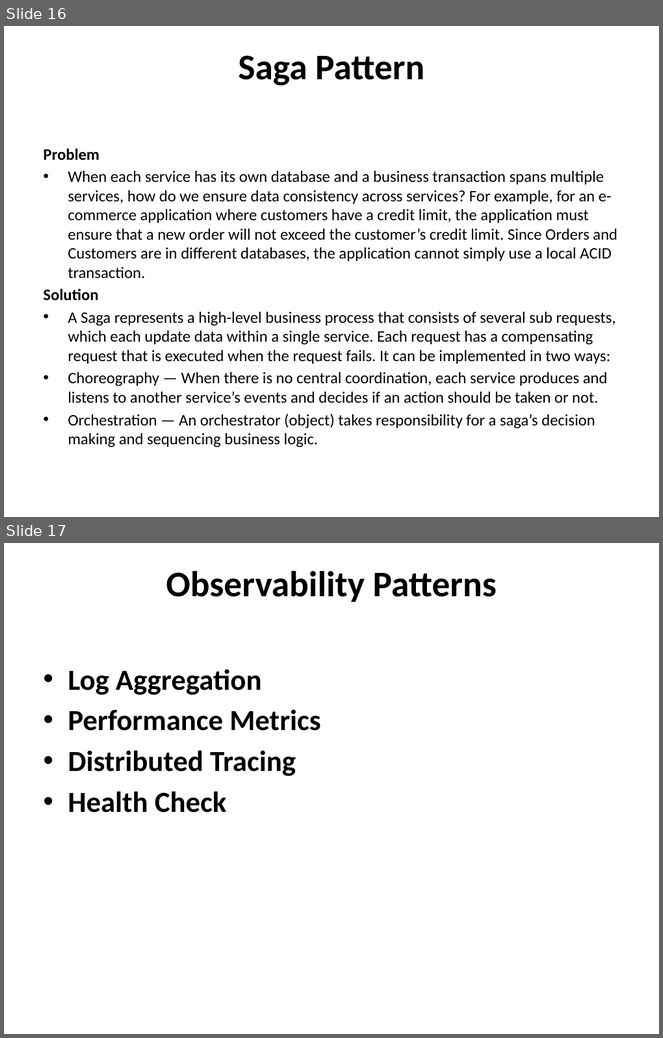
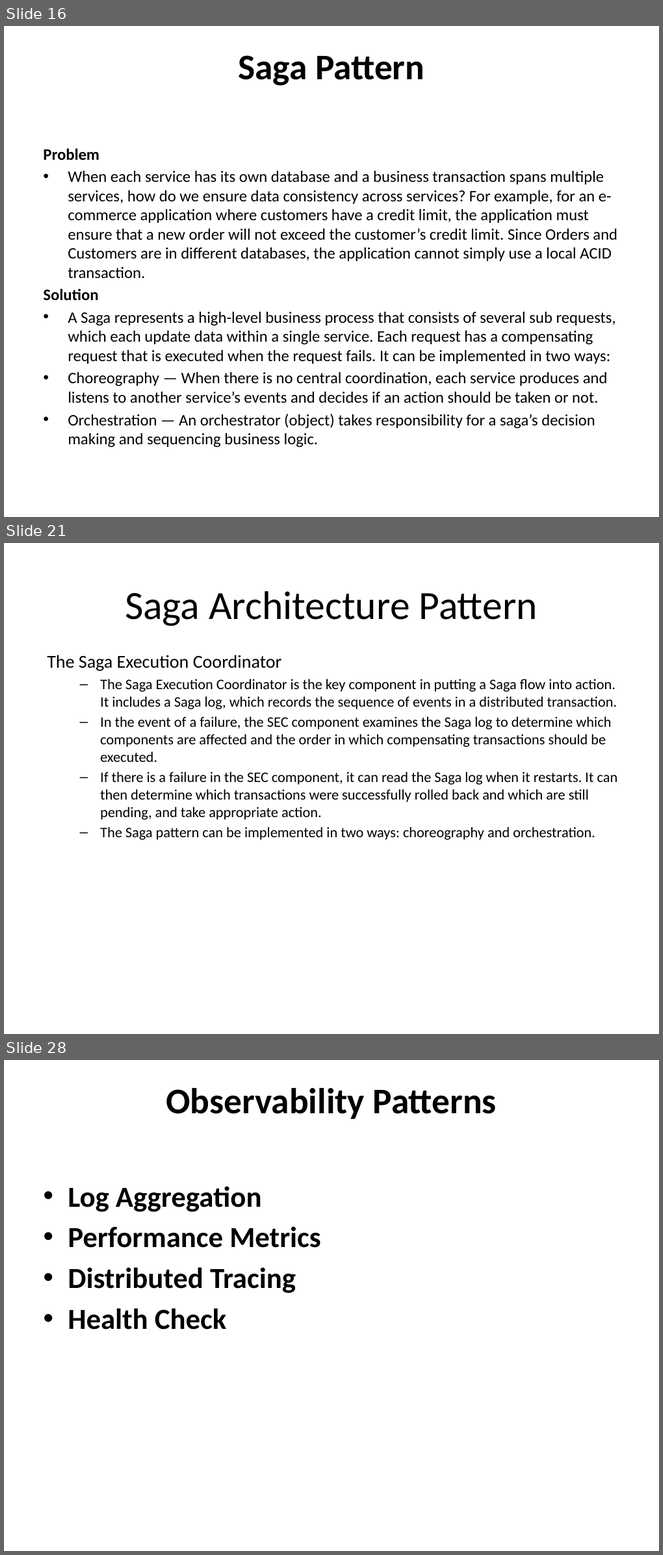
Before and after one commit to prakharxagrawal/citimicroservices, a slide deck: Micro services Design Pattern.pptx. Shown one above the other, each under a label of ours: slides 16 and 17 before the commit, slides 16, 21 and 28 after it; the slides between them are not shown. The pictures are 663x1038 and 663x1555 pixels, drawn with LibreOffice and Linux fonts; fonts in the diff are those of the drawing. Boxes give left, top, right and bottom in pixels: in the first picture for what was removed or moved away, otherwise in the second. Text is boxed around its words. In the diff, an @@ line names an element or a change of style, - is before the commit and + after.

Commit message:
Update Saga Pattern example and Docker

```diff
--- a/Micro services Design Pattern.pptx
+++ b/Micro services Design Pattern.pptx
@@ slide 21 added at bbox=[4, 543, 659, 1034], background #FFFFFF @@
@@ title added at bbox=[125, 591, 538, 626], 44 pt, text #000000 @@
+Saga Architecture Pattern
@@ text added at bbox=[47, 655, 618, 840], 16 pt, text #000000 @@
+The Saga Execution Coordinator
+  – The Saga Execution Coordinator is the key component in putting a Saga flow into action. It includes a Saga log, which records the sequence of events in a distributed transaction.
+  – In the event of a failure, the SEC component examines the Saga log to determine which components are affected and the order in which compensating transactions should be executed.
+  – If there is a failure in the SEC component, it can read the Saga log when it restarts. It can then determine which transactions were successfully rolled back and which are still pending, and take appropriate action.
+  – The Saga pattern can be implemented in two ways: choreography and orchestration.
@@ what was slide 17 is now slide 28 @@
```
Also in this commit, not shown: 10 other slides added, 14 other files.
